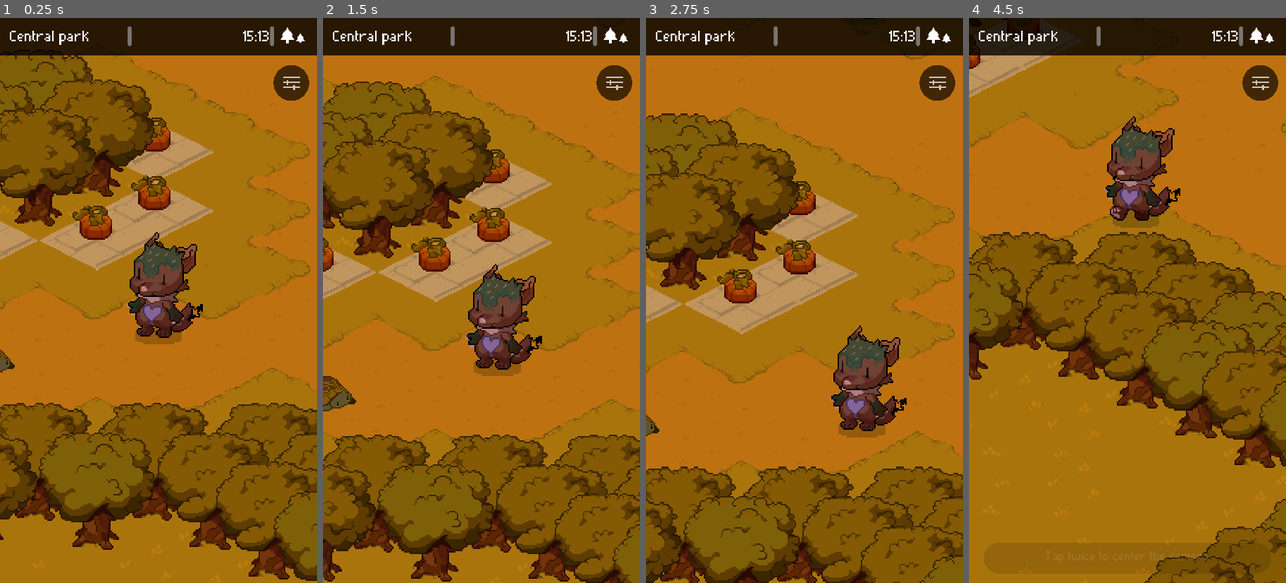
Above: before the commit, frames 1-4 (left to right).
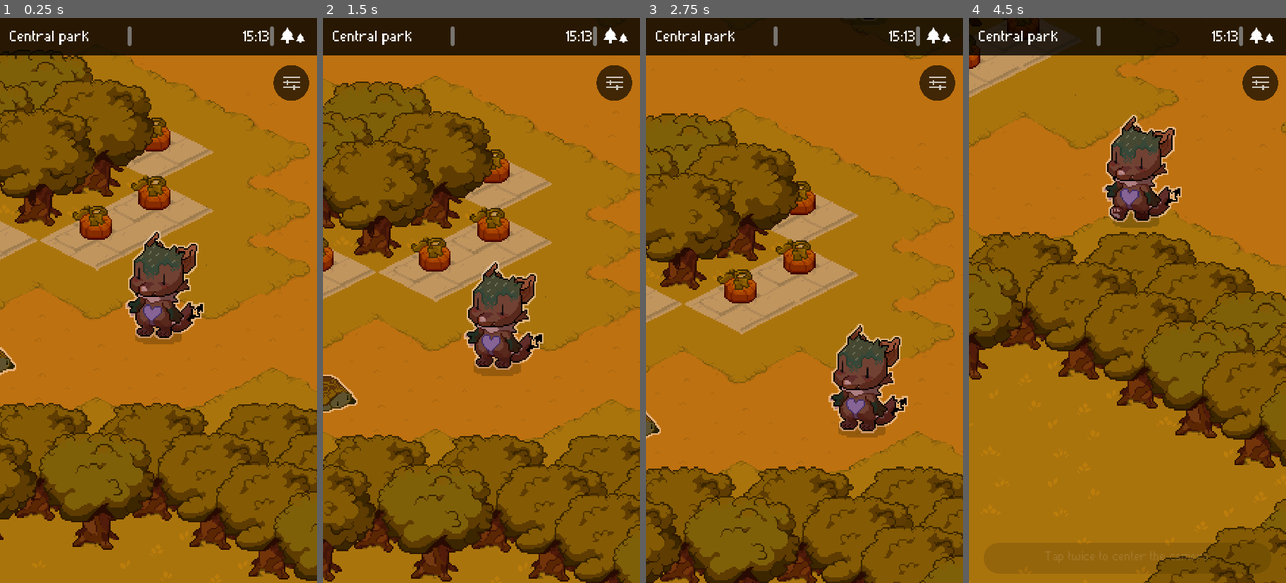
Above: after the commit, the same moments.

Repository: akrck02/kinokochi
Game: Godot game, scene res://scenes/park.tscn
The game is run twice, just before and just after one commit, with the same random seed, the same clock (stepped at 60 frames per second) and the same inputs.
Inputs (mouse positions are in pixels of both pictures, inside the frame that each line leads up to):
- Up to frame 1 (0.25 s): no input
- Up to frame 2 (1.5 s): tap Enter (ui_accept) at 0.5, 0.77 s; move the mouse to (551, 272) at 0.52 s; hold Right (ui_right) 0.53-1.25 s; click (551, 272) at 0.67 s; drag from (418, 328) to (465, 413) at 1.27 s
- Up to frame 3 (2.75 s): tap Enter (ui_accept) at 2 s; move the mouse to (836, 176) at 2.02 s; hold Right (ui_right) from 2.03 s (still down)
- Up to frame 4 (4.5 s): release Right (ui_right) at 2.75 s; drag from (1111, 413) to (1032, 215) at 2.77 s; move the mouse to (1222, 385) at 3.52 s; hold Left (ui_left) 3.53-4.25 s; tap Enter (ui_accept) at 3.77 s; drag from (1032, 215) to (1079, 159) at 4.27 s

The runs differ from the first frame. In frame 1, 0.5% of the frame differs, in the area x 0-65%, y 37-64%; in frame 2, 1.4%, in the area x 0-70%, y 43-70%; in frame 3, 0.5%; in frame 4, 0.5%.
Error before the commit: Invalid type in function 'toggle_outline' in base 'CharacterBody2D (Pet)'. Cannot convert argument 1 from Nil to bool. (res://nodes/pet/pet.gd:35)

Commit message:
Changed settings section and key

Diff:
--- a/nodes/pet/pet.gd
+++ b/nodes/pet/pet.gd
@@ -32,7 +32,7 @@
 	SignalDatabase.outline.connect(toggle_outline)
 
 	# Set outline based on config file
-	toggle_outline(SettingsManager.get_value("settings","outline"))
+	toggle_outline(SettingsManager.get_value("Character","Outline"))
 
 	touch_screen_button.pressed.connect(interact)
 	animation_player.play("idle")
